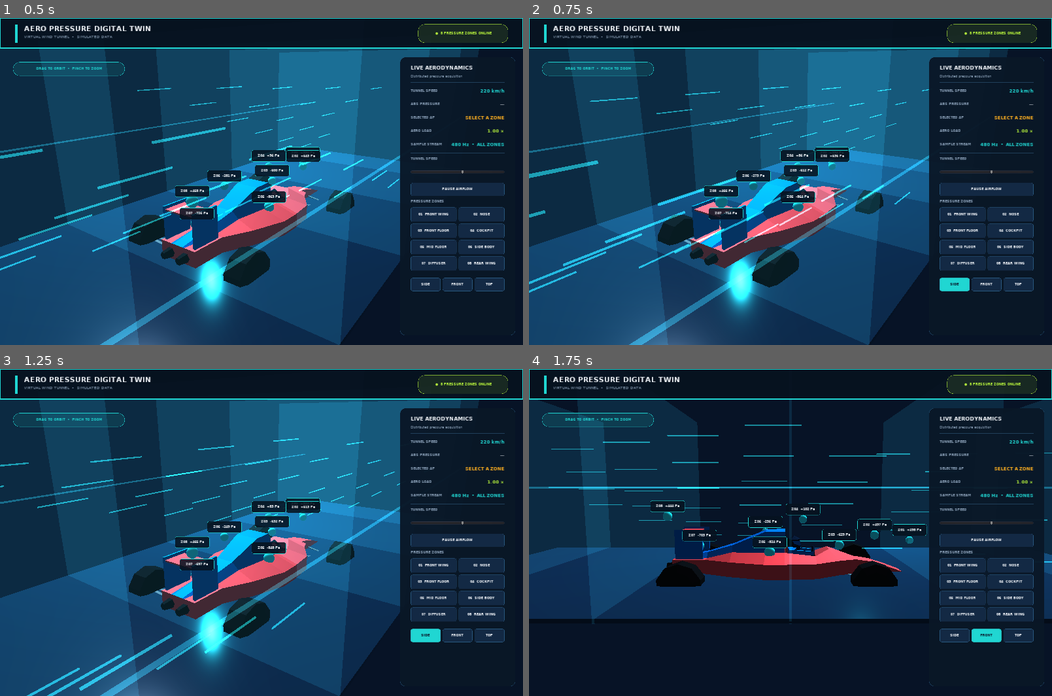
Above: before the commit, frames 1-4 (two rows, left to right).
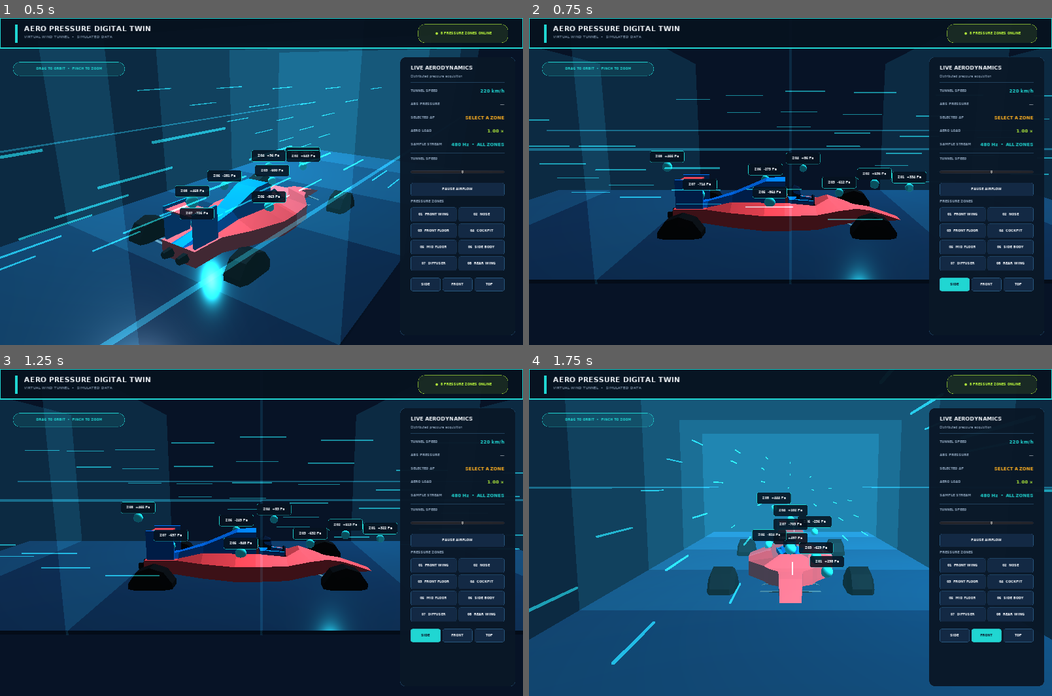
Above: after the commit, the same moments.

Repository: active-esl/godot-demos
Game: Godot game, scene res://Main.tscn
Same seed, same stepped clock (60 frames per second), same inputs: the game is played once before the commit and once after it.
Inputs:
- Up to frame 1 (0.5 s): no input
- Up to frame 2 (0.75 s): click "SIDE" at 0.5 s
- Up to frame 3 (1.25 s): no input
- Up to frame 4 (1.75 s): click "FRONT" at 1.25 s

Frame 1 is identical in both runs. In frame 2, 52% of the frame differs, in the area x 0-100%, y 9-100%; in frame 3, 52%; in frame 4, 60%.

Commit message:
fix: correct aero camera preset axes

Diff:
--- a/demos/aero-pressure-digital-twin/Main.gd
+++ b/demos/aero-pressure-digital-twin/Main.gd
@@ -225,7 +225,9 @@
 	var views = HBoxContainer.new()
 	views.add_constant_override("separation", 8)
 	column.add_child(views)
-	for item in [["SIDE", -0.62, -0.30], ["FRONT", -1.57, -0.12], ["TOP", -0.62, -1.05]]:
+	# The imported model's nose points toward negative X: front therefore
+	# views along +X, while side views across the Z axis.
+	for item in [["SIDE", -1.57, -0.18], ["FRONT", -3.14159, -0.12], ["TOP", -0.62, -1.05]]:
 		var b = action_button(item[0])
 		b.connect("pressed", self, "set_view", [item[1], item[2]])
 		views.add_child(b)
